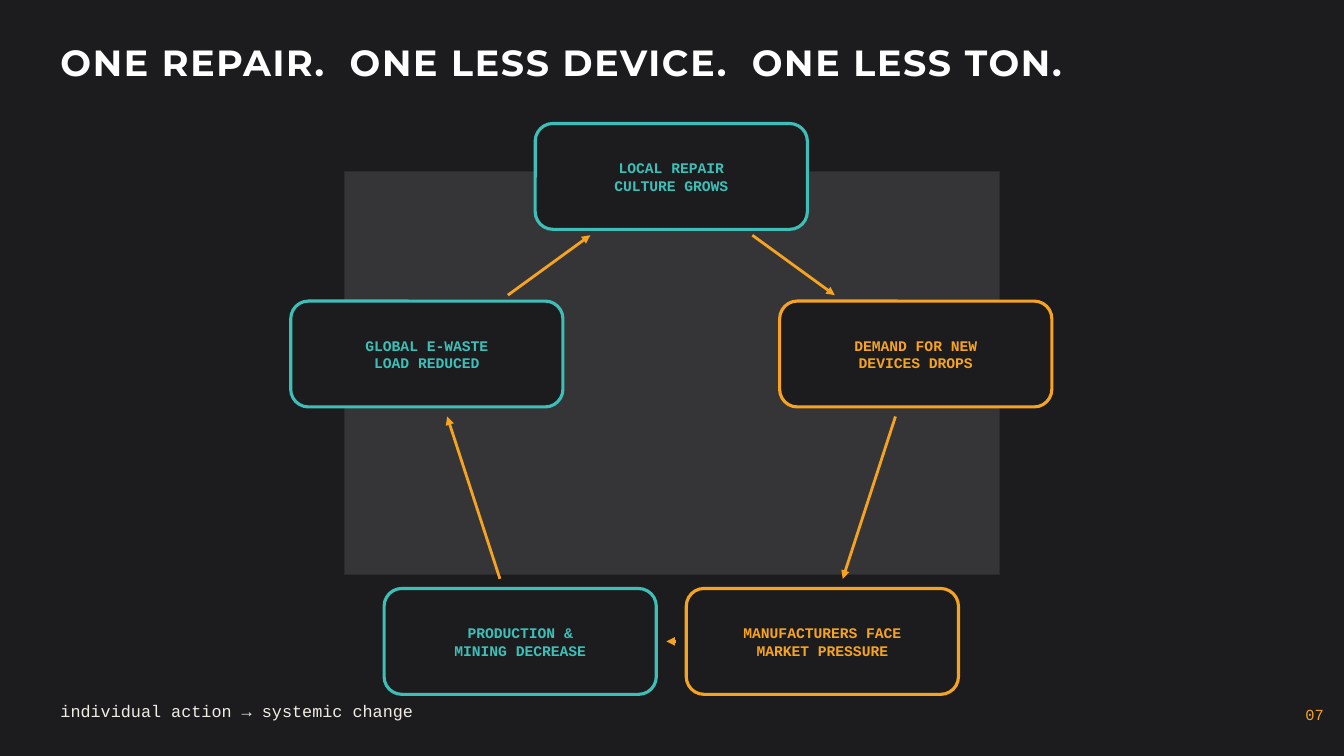
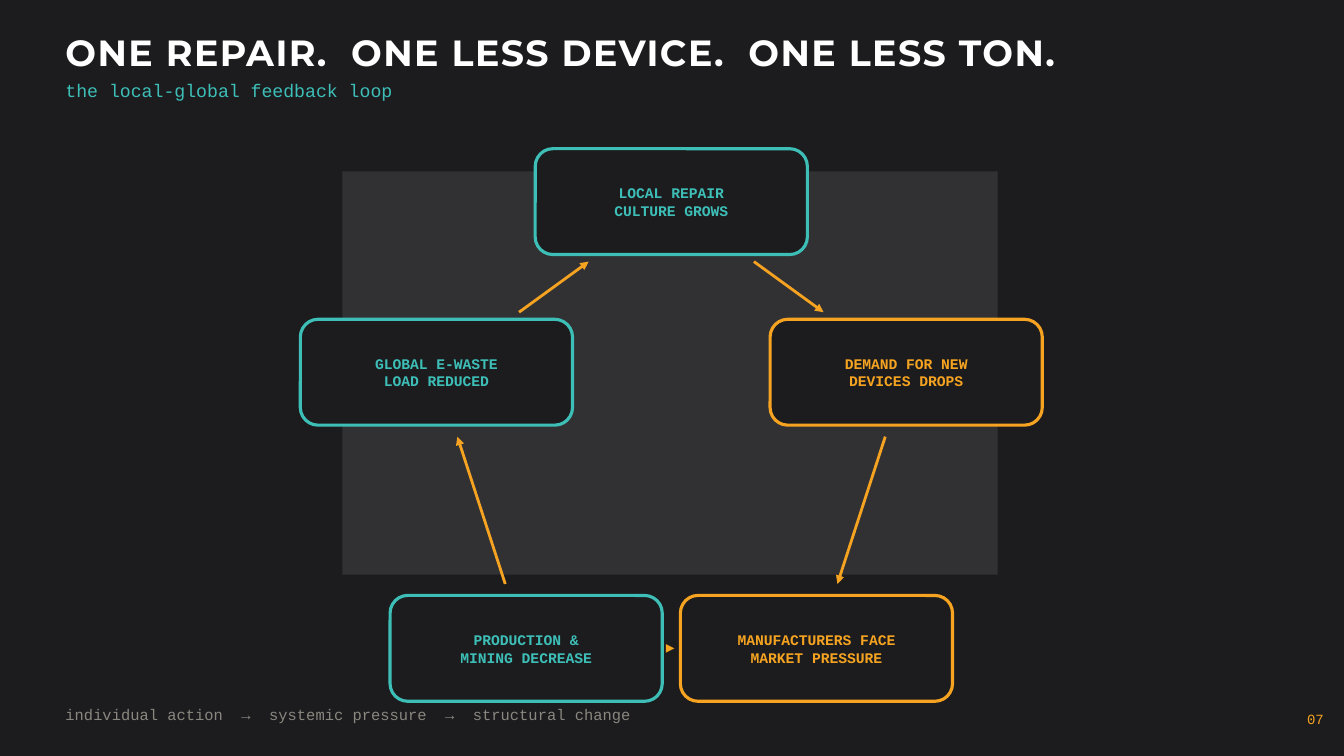
Before and after one commit to abdusamadmirzaliev004-ctrl/ai-chat-client, a slide deck: slide 7 of E-Waste-Right-to-Repair.pptx. Drawn at 1344x756 pixels with LibreOffice and Linux fonts; fonts in the diff are those of the drawing; grey boxes stand for pictures. Boxes give left, top, right and bottom in pixels: in the first picture for what was removed or moved away, otherwise in the second. Text is boxed around its words. In the diff, an @@ line names an element or a change of style, - is before the commit and + after.

```diff
--- a/E-Waste-Right-to-Repair.pptx
+++ b/E-Waste-Right-to-Repair.pptx
@@ rectangle at <box>0,0,1344,756</box>: fill #1C1C1E at 86% opacity to #1C1C1E at 88% opacity @@
@@ text "ONE REPAIR. ONE LESS DEVICE. ...": place and size @@
-text "ONE REPAIR. ONE LESS DEVICE. ..." at <box>60,50,1062,77</box>
+text "ONE REPAIR. ONE LESS DEVICE. ..." at <box>65,40,1055,101</box>
@@ text at <box>65,40,1055,67</box>: letter spacing 1.2 to 1 pt in "ONE REPAIR. ONE LESS DEVICE. ONE LESS ..." @@
@@ text at <box>65,85,393,101</box>: paragraph added @@
+the local-global feedback loop
@@ rounded rectangle "LOCAL REPAIR": place and size @@
-rounded rectangle "LOCAL REPAIR" at <box>535,124,808,230</box>
+rounded rectangle "LOCAL REPAIR" at <box>535,149,808,255</box>
@@ arrow moved from (508, 295) - (591, 235) to (519, 313) - (589, 262) @@
@@ arrow moved from (752, 235) - (835, 295) to (754, 262) - (824, 313) @@
@@ rounded rectangle "GLOBAL E-WASTE": place and size @@
-rounded rectangle "GLOBAL E-WASTE" at <box>290,301,563,407</box>
+rounded rectangle "GLOBAL E-WASTE" at <box>300,320,573,425</box>
@@ rounded rectangle "DEMAND FOR NEW": place and size @@
-rounded rectangle "DEMAND FOR NEW" at <box>780,301,1053,407</box>
+rounded rectangle "DEMAND FOR NEW" at <box>770,320,1043,425</box>
@@ arrow moved from (500, 579) - (448, 416) to (505, 584) - (458, 437) @@
@@ arrow moved from (895, 416) - (843, 579) to (885, 437) - (838, 584) @@
@@ rounded rectangle "PRODUCTION &": place and size @@
-rounded rectangle "PRODUCTION &" at <box>384,589,656,695</box>
+rounded rectangle "PRODUCTION &" at <box>390,596,662,702</box>
@@ rounded rectangle "MANUFACTURERS FACE": place and size @@
-rounded rectangle "MANUFACTURERS FACE" at <box>687,589,959,695</box>
+rounded rectangle "MANUFACTURERS FACE" at <box>681,596,953,702</box>
@@ arrow moved from (677, 641) - (666, 641) to (668, 648) - (675, 648) @@
@@ text at <box>65,709,631,723</box>: text changed; size 12 to 11 pt; text colour #F0EDE6 to #8A8780 @@
-individual action → systemic change
+individual action → systemic pressure → structural change
@@ text "07" at <box>1307,714,1324,724</box>: size 11 to 10 pt @@
```
Also in this commit, not shown: 2 other slides changed, 5 slides added, 5 slides removed.
